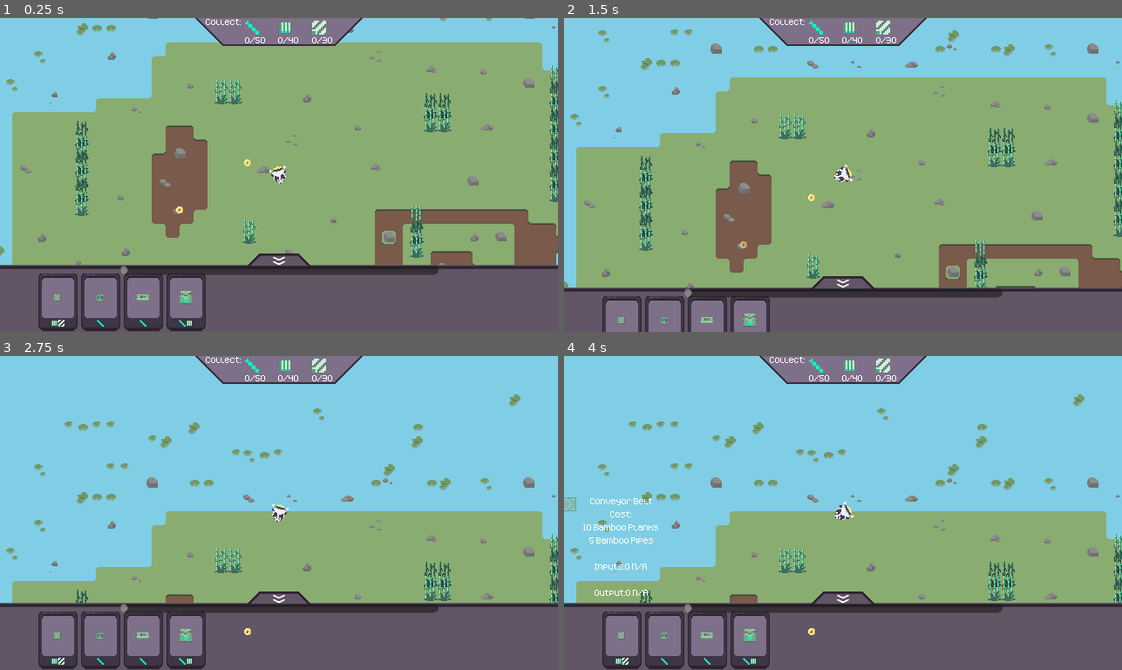
Above: before the commit, frames 1-4 (two rows, left to right).
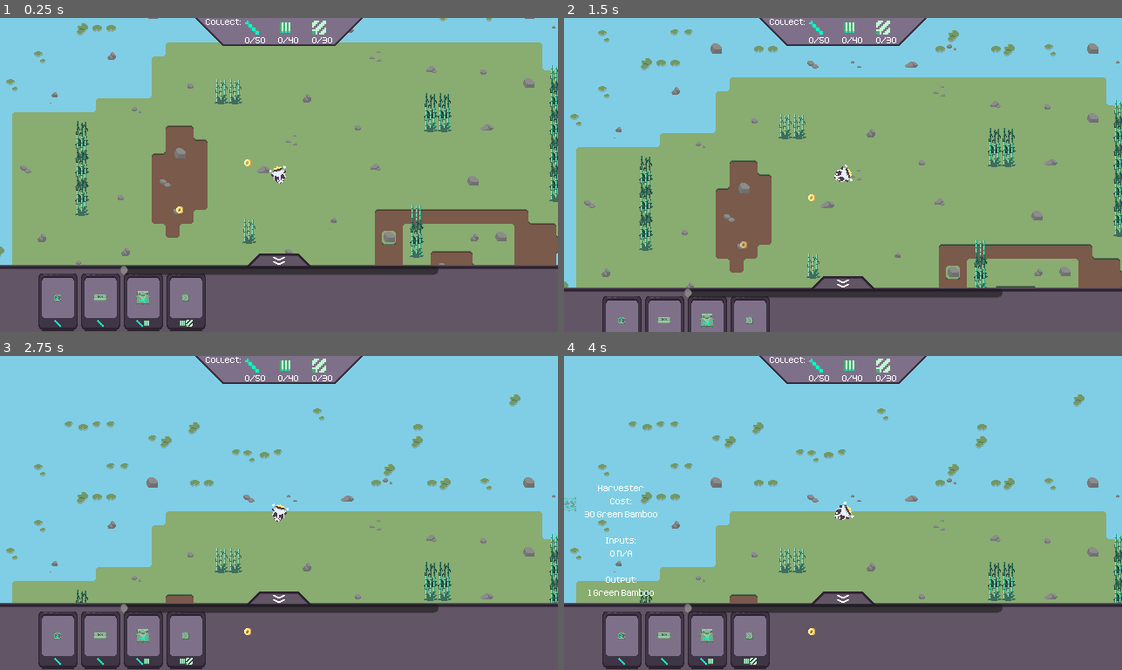
Above: after the commit, the same moments.

Repository: Hyper-Burner/GMTK-Game-Jam-2024
Game: Godot game, scene res://main.tscn
Same seed, same stepped clock (60 frames per second), same inputs: the game is played once before the commit and once after it. This scene is started directly instead of the project's main scene.
Inputs (mouse positions are in pixels of both pictures, inside the frame that each line leads up to):
- Up to frame 1 (0.25 s): no input
- Up to frame 2 (1.5 s): click (843, 259) at 0.5 s; tap Enter at 1.25 s; move the mouse to (742, 209) at 1.27 s; press the mouse at (742, 209) at 1.28 s; hold W (up) from 1.28 s (still down)
- Up to frame 3 (2.75 s): keep holding W (up); move the mouse to (245, 622) at 2.02 s; release the mouse at (245, 622) at 2.03 s; right-click (245, 622) at 2.1 s; click (245, 622) at 2.17 s
- Up to frame 4 (4 s): release W (up) at 2.75 s; click "Conveyor Belt Cost: 10 Bamboo…" at 2.75 s; click "Conveyor Belt Cost: 10 Bamboo…" (after the commit: "Harvester Cost: 30 Green Bamb…") at 3.5 s

The runs differ from the first frame. In frame 1, 0.3% of the frame differs, in the area x 9-35%, y 86-99%; in frame 2, 0.2%; in frame 3, 0.3%; in frame 4, 1.0%, in the area x 0-35%, y 41-99%.
Error in both runs: Attempt to call function 'set_visible' in base 'null instance' on a null instance. (res://tile_map_layer.gd:111)

Commit message:
Many Bug Fixes

Diff:
--- a/Classes/machine.tres
+++ b/Classes/machine.tres
@@ -33,6 +33,14 @@
 [sub_resource type="AtlasTexture" id="AtlasTexture_nipqw"]
 atlas = ExtResource("1_xfjew")
 region = Rect2(336, 144, 48, 32)
+
+[sub_resource type="AtlasTexture" id="AtlasTexture_vsxof"]
+atlas = ExtResource("1_xfjew")
+region = Rect2(32, 64, 16, 16)
+
+[sub_resource type="AtlasTexture" id="AtlasTexture_7xypd"]
+atlas = ExtResource("1_xfjew")
+region = Rect2(48, 64, 16, 16)
 
 [sub_resource type="AtlasTexture" id="AtlasTexture_fvjhd"]
 atlas = ExtResource("1_xfjew")
@@ -568,6 +576,12 @@
 }, {
 "frames": [{
 "duration": 1.0,
+"texture": SubResource("AtlasTexture_vsxof")
+}, {
+"duration": 1.0,
+"texture": SubResource("AtlasTexture_7xypd")
+}, {
+"duration": 1.0,
 "texture": SubResource("AtlasTexture_fvjhd")
 }, {
 "duration": 1.0,
--- a/GUI/hotbar.gd
+++ b/GUI/hotbar.gd
@@ -7,11 +7,7 @@
 var objective_item = preload("res://GUI/objective_item.tscn")
 
 func _ready() -> void:
-	var conveyorbelt = hotbar_button.instantiate()
-	conveyorbelt.set_machine_id(4)
-	$HBoxContainer.add_child(conveyorbelt)
-
-	print(Global.planet_level)
+	# print(Global.planet_level)
 	for x in range(1, unlocks[Global.planet_level]):
 		var instance = hotbar_button.instantiate()
 		instance.set_machine_id(x)
--- a/GUI/hotbar_button.gd
+++ b/GUI/hotbar_button.gd
@@ -33,12 +33,12 @@
 				new_control.add_child(costInstance)
 				$HBoxContainer.add_child(new_control)
 
-			$Label.text = $Label.text + "\nInputs:"
+			$Label.text = $Label.text + "\nInputs:\n"
 			for z in x["input"]:
 				$Label.text = $Label.text + str(x["input"][z]["amount"])
 				$Label.text = $Label.text + " " + x["input"][z]["name"].replace("_", " ") + "\n"
 
-			$Label.text = $Label.text + "\nOutput:"
+			$Label.text = $Label.text + "\nOutput:\n"
 			$Label.text = $Label.text + str(x["output"]["amount"])
 			$Label.text = $Label.text + " " + x["output"]["name"].replace("_", " ") + "\n"
 
--- a/GUI/hotbar_button.tscn
+++ b/GUI/hotbar_button.tscn
@@ -30,7 +30,7 @@
 position = Vector2(22, 28)
 scale = Vector2(0.5, 0.5)
 sprite_frames = ExtResource("3_p4htj")
-animation = &"Conveyor_Belt"
+animation = &"Forge"
 
 [node name="HBoxContainer" type="HBoxContainer" parent="."]
 layout_mode = 2
--- a/GUI/hud.tscn
+++ b/GUI/hud.tscn
@@ -63,7 +63,7 @@
 offset_right = 183.0
 offset_bottom = 114.0
 min_value = 276.0
-max_value = 460.0
+max_value = 410.0
 value = 276.0
 
 [node name="Objective" type="Control" parent="."]
--- a/TextFile/unlocks.json
+++ b/TextFile/unlocks.json
@@ -1 +1 @@
-[4, 8, 15]
+[5, 9, 15]
Not shown: 1 places in Classes/machine.tres that only renumber resources
